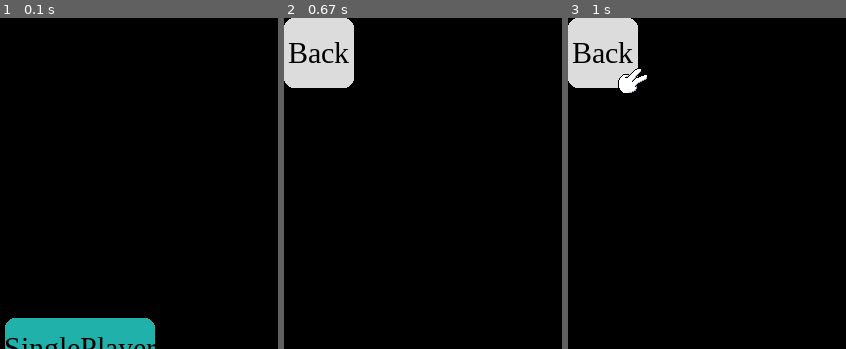
Above: before the commit, frames 1-3 (left to right).
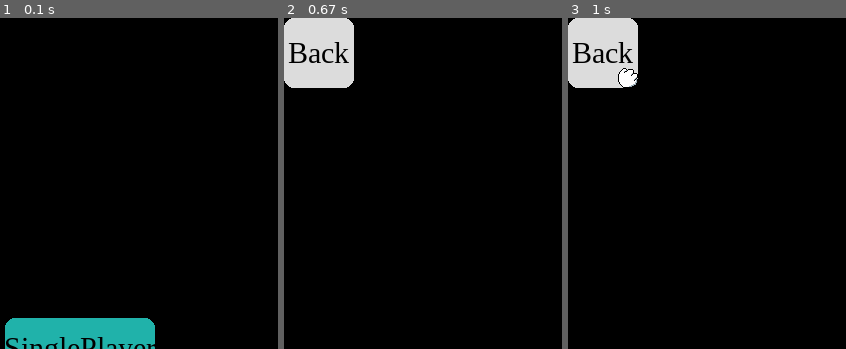
Above: after the commit, the same moments.

Repository: daoduylam2008/RockPaperScissoPygame
Game: pygame game, started from test1.py
The game is run twice, just before and just after one commit, with the same random seed, the same clock (stepped at 60 frames per second) and the same inputs.
Inputs:
- Up to frame 1 (0.1 s): no input
- Up to frame 2 (0.67 s): click "SinglePlayer" at 0.38 s
- Up to frame 3 (1 s): click "Rock" at 0.72 s
The pictures show only the part of the screen within x 0-50%, y 0-50%; the shares and areas given below are measured in that part.

Frames 1-2 are identical in both runs. In frame 3, 0.4% of the frame differs, in the area x 17-29%, y 15-23%.

Commit message:
xong animation cho kéo búa bao

Diff:
--- a/test1.py
+++ b/test1.py
@@ -126,7 +126,6 @@
     def run(self):
 
         while True:
-            self.bot.imageFolder = 'data/rock_animation/'
             # Fill the screen with BLACK instead of an empty screen
             self.screen.fill('black')
 
@@ -156,6 +155,9 @@
 
 
                 if self.gameplay['Rock']:
+                    self.bot.create()
+                    self.bot.update(events)
+                if self.gameplay['Paper']:
                     self.bot.create()
                     self.bot.update(events)
 
@@ -181,14 +183,19 @@
         self.gameplay['Rock'] = True
         self.gameplay['Paper'] = False
         self.gameplay['Scissors'] = False
+        self.bot.imageFolder = 'data/rock_animation/'
     def paper(self):
         self.gameplay['Rock'] = False
         self.gameplay['Paper'] = True
         self.gameplay['Scissors'] = False
+        self.bot.imageFolder = 'data/paper_animation/'
+
     def scissors(self):
         self.gameplay['Rock'] = False
         self.gameplay['Paper'] = False
         self.gameplay['Scissors'] = True
+        self.bot.imageFolder = 'data/scissors_animation/'
+
 
     def close(self):
         pygame.quit()
--- a/uix/__init__.py
+++ b/uix/__init__.py
@@ -339,12 +339,17 @@
         self.rect = _pygame.Rect(rect)
 
 
-    def update(self):
+    def update(self,imageFolder):
         self.clock.tick(10)
         self.index += 1
 
+        self.images.clear()
+        self.imageFolder = os.listdir(imageFolder)
+        for i in self.imageFolder:
+            self.images.append(pygame.image.load(imageFolder+i))
+
         if self.index >= len(self.images):
-            self.index = 2
+            self.index = len(self.images) -1
         self.image = self.images[int(self.index)]
 
 
@@ -360,7 +365,7 @@
         self._groupSprite = pygame.sprite.Group(self._imageSprite)
 
     def update(self, events):
-        self._groupSprite.update()
+        self._groupSprite.update(self.imageFolder)
 
     def create(self):
         self._groupSprite.draw(self.surface)
